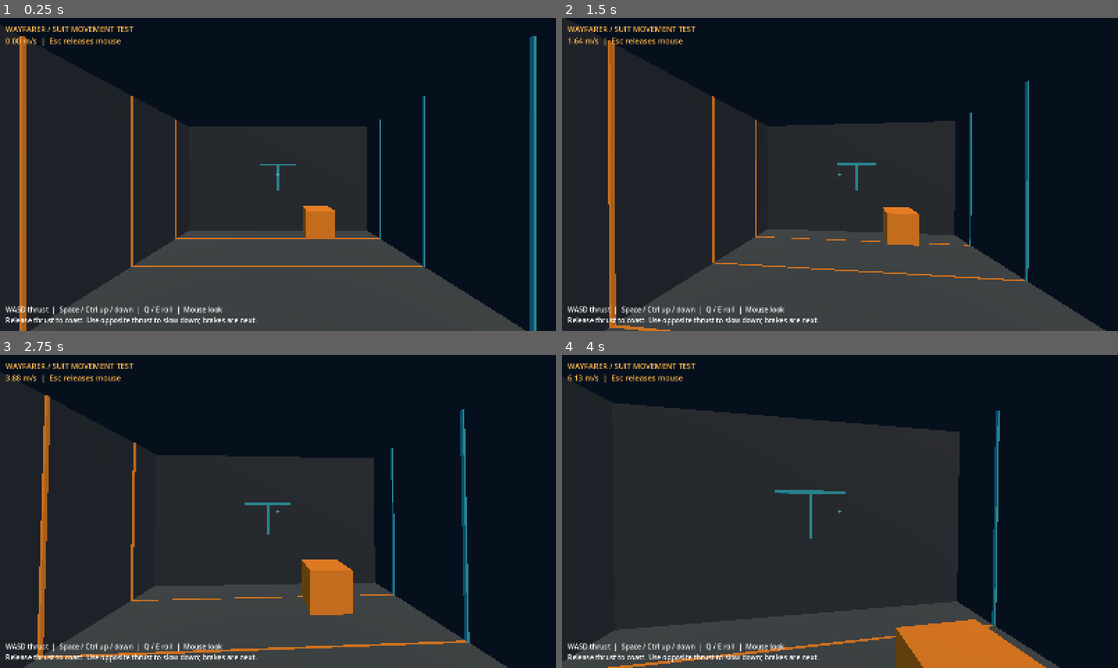
Above: before the commit, frames 1-4 (two rows, left to right).
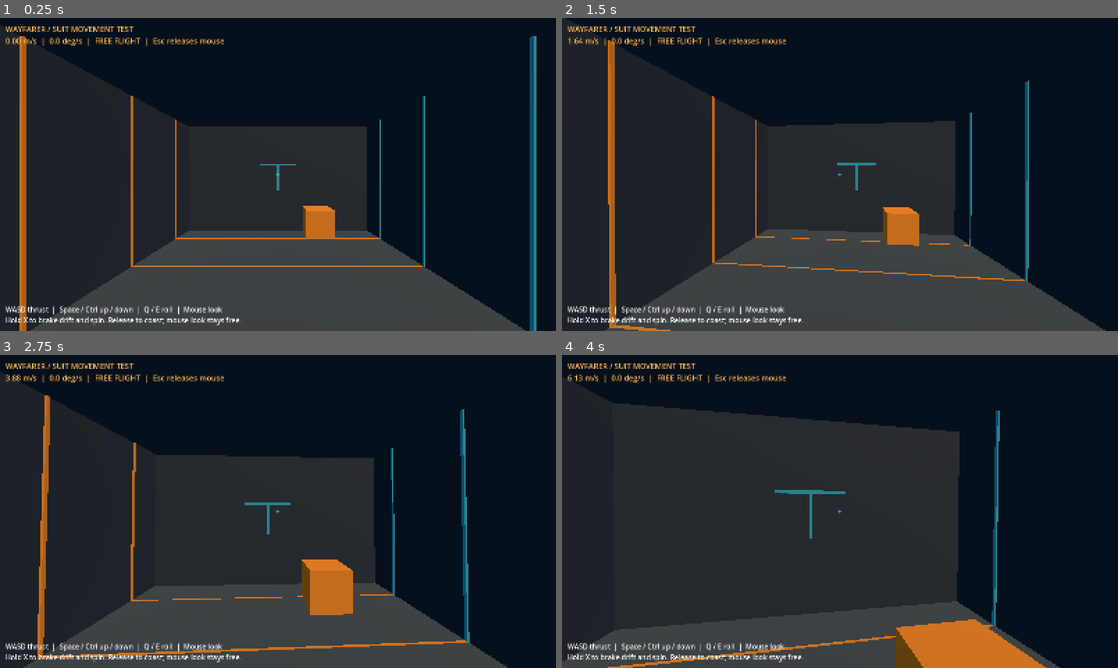
Above: after the commit, the same moments.

Repository: Conrad-N/Wayfarer
Game: Godot game, scene res://scenes/main.tscn
Two runs of this game, one before a commit and one after it. Both use one fixed random seed, a clock stepped at 60 frames per second and the inputs below.
Inputs (mouse positions are in pixels of both pictures, inside the frame that each line leads up to):
- Up to frame 1 (0.25 s): no input
- Up to frame 2 (1.5 s): tap Enter at 0.5 s; move the mouse to (867, 174) at 0.52 s; hold W (move_forward) from 0.53 s (still down); click (867, 174) at 0.67 s; move the mouse to (812, 174) at 1.27 s; click (812, 174) at 1.42 s
- Up to frame 3 (2.75 s): keep holding W (move_forward); move the mouse to (289, 505) at 2.02 s; click (289, 505) at 2.17 s
- Up to frame 4 (4 s): keep holding W (move_forward); move the mouse to (834, 517) at 2.77 s; click (834, 517) at 2.92 s; move the mouse to (878, 514) at 3.52 s; click (878, 514) at 3.67 s

The runs differ from the first frame. In frame 1, 0.9% of the frame differs, in the area x 1-47%, y 6-99%; in frame 2, 0.9%; in frame 3, 0.9%; in frame 4, 0.9%.

Commit message:
player: add suit braking for drift and spin
Hold X to counter linear and angular motion with limited RCS force and
torque. Ordinary movement settles in about one second; high speed and
extra mass take longer. Show braking state and spin rate on the debug HUD.

Verified: ./check.sh (100 checks, zero failures); headless main-scene boot;
windowed input exercise for braking, settling, release/coasting, and Escape
cancellation. Inspected before/during/after screenshots and HUD text.
Sandbox runs used XDG_DATA_HOME=/tmp/wayfarer-codex-data for writable logs.

Diff:
--- a/godot/scenes/main.tscn
+++ b/godot/scenes/main.tscn
@@ -48,7 +48,7 @@
 grow_vertical = 0
 mouse_filter = 2
 theme_override_font_sizes/font_size = 20
-text = "WASD thrust  |  Space / Ctrl up / down  |  Q / E roll  |  Mouse look\nRelease thrust to coast. Use opposite thrust to slow down; brakes are next."
+text = "WASD thrust  |  Space / Ctrl up / down  |  Q / E roll  |  Mouse look\nHold X to brake drift and spin. Release to coast; mouse look stays free."
 
 [node name="Reticle" type="Label" parent="HUD"]
 anchors_preset = 8
--- a/godot/scripts/world/main.gd
+++ b/godot/scripts/world/main.gd
@@ -28,7 +28,11 @@
 
 func _process(_delta: float) -> void:
 	var capture_hint: String = "Esc releases mouse" if Input.mouse_mode == Input.MOUSE_MODE_CAPTURED else "Click to fly"
-	_readout.text = "WAYFARER / SUIT MOVEMENT TEST\n%.2f m/s  |  %s" % [_player.linear_velocity.length(), capture_hint]
+	var brake_hint: String = "RCS BRAKE" if _player.is_braking() else "FREE FLIGHT"
+	_readout.text = "WAYFARER / SUIT MOVEMENT TEST\n%.2f m/s  |  %.1f deg/s  |  %s  |  %s" % [
+		_player.linear_velocity.length(), rad_to_deg(_player.angular_velocity.length()),
+		brake_hint, capture_hint
+	]
 
 
 func _add_box(label: String, size: Vector3, at: Vector3, colour: Color) -> void:
--- a/godot/scripts/world/player.gd
+++ b/godot/scripts/world/player.gd
@@ -7,10 +7,14 @@
 @export var thrust_force_n: float = 180.0
 @export var roll_torque_nm: float = 8.0
 @export var mouse_sensitivity: float = 0.0025
+@export_range(0.0, 2000.0, 1.0) var brake_force_n: float = 600.0
+@export_range(0.0, 200.0, 1.0) var brake_torque_nm: float = 60.0
+@export_range(0.1, 5.0, 0.1) var brake_response_seconds: float = 1.0
 
 var _translation_input: Vector3 = Vector3.ZERO
 var _roll_input: float = 0.0
 var _pending_look: Vector2 = Vector2.ZERO
+var _braking: bool = false
 
 
 func _ready() -> void:
@@ -23,7 +27,9 @@
 		return
 	if Input.mouse_mode != Input.MOUSE_MODE_CAPTURED:
 		set_motion_input(Vector3.ZERO, 0.0)
+		set_braking(false)
 		return
+	set_braking(Input.is_action_pressed("brake"))
 	set_motion_input(Vector3(
 		Input.get_axis("move_left", "move_right"),
 		Input.get_axis("move_down", "move_up"),
@@ -58,7 +64,10 @@
 		Input.mouse_mode = Input.MOUSE_MODE_VISIBLE
 
 
-func _physics_process(_delta: float) -> void:
+func _physics_process(delta: float) -> void:
+	if _braking:
+		_apply_brake(delta)
+		return
 	apply_central_force(global_basis * _translation_input * thrust_force_n)
 	apply_torque(global_basis.z * _roll_input * roll_torque_nm)
 
@@ -88,7 +97,36 @@
 		_pending_look += relative
 
 
+## Hold suit RCS braking in the local scene's frame; it takes priority over thrust and roll.
+func set_braking(enabled: bool) -> void:
+	_braking = enabled
+
+
+## Report whether the suit is commanded to brake, including while already stationary.
+func is_braking() -> bool:
+	return _braking
+
+
+func _apply_brake(delta: float) -> void:
+	if delta <= 0.0:
+		return
+	# Remove 99% of motion in the response time when the jets are not saturated.
+	# This step-aware gain cannot demand a velocity reversal, even at low tick rates.
+	var response: float = maxf(brake_response_seconds, 0.1)
+	var gain: float = (1.0 - exp(-log(100.0) * delta / response)) / delta
+	var force: Vector3 = -linear_velocity * mass * gain
+	apply_central_force(force.limit_length(maxf(brake_force_n, 0.0)))
+	# The capsule resists spin differently on each axis. Convert the requested
+	# angular deceleration through its current world-space inertia before limiting jets.
+	var inverse_inertia: Basis = get_inverse_inertia_tensor()
+	if inverse_inertia.determinant() <= 0.0:
+		return # The physics body may not have its inertia yet on the first frame.
+	var torque: Vector3 = inverse_inertia.inverse() * (-angular_velocity * gain)
+	apply_torque(torque.limit_length(maxf(brake_torque_nm, 0.0)))
+
+
 func _release_mouse() -> void:
 	Input.mouse_mode = Input.MOUSE_MODE_VISIBLE
 	set_motion_input(Vector3.ZERO, 0.0)
+	set_braking(false)
 	_pending_look = Vector2.ZERO
--- /dev/null
+++ b/godot/tests/test_player_brake.gd
@@ -0,0 +1,170 @@
+## Exercises suit braking through real Jolt steps, including force limits and release.
+extends TestCase
+
+const PLAYER_SCENE: String = "res://scenes/player.tscn"
+const SAMPLE_STEPS: int = 12
+
+
+## Normal drift and tumbling settle in about a second, regardless of suit orientation.
+func test_brake_converges_on_rotated_body() -> void:
+	var orientation: Basis = Basis(Vector3.UP, 0.7) * Basis(Vector3.RIGHT, 0.9)
+	var player: Player = _spawn_player(Vector3.ZERO, orientation)
+	player.linear_velocity = Vector3(1.0, -2.0, 3.0).normalized() * 2.0
+	player.angular_velocity = Vector3(-2.0, 3.0, 1.0).normalized() * 0.5
+	await _physics_steps(3)
+	player.set_braking(true)
+	check(player.is_braking(), "brake reports held state")
+	await _physics_steps(Engine.physics_ticks_per_second + 3)
+	check(player.linear_velocity.length() < 0.04, "normal drift loses at least 98% of speed in about one second")
+	check(player.angular_velocity.length() < 0.01, "tumbling loses at least 98% of spin in about one second")
+	player.free()
+
+
+## Counter-thrust slows motion over several frames without instantly stopping or reversing.
+func test_brake_is_gradual_without_overshoot() -> void:
+	var player: Player = _spawn_player(Vector3.ZERO)
+	var direction: Vector3 = Vector3(1.0, -1.0, 1.0).normalized()
+	player.linear_velocity = direction * 1.0
+	player.angular_velocity = Vector3.UP * 0.3
+	await _physics_steps(3)
+	player.set_braking(true)
+	await _physics_steps(6)
+	check(player.linear_velocity.length() > 0.1, "braking does not erase linear velocity immediately")
+	check(player.angular_velocity.length() > 0.03, "braking does not erase spin immediately")
+	var previous_speed: float = player.linear_velocity.length()
+	var previous_spin: float = player.angular_velocity.length()
+	var decreases: bool = true
+	var no_reverse: bool = true
+	for sample in 10:
+		await _physics_steps(6)
+		decreases = decreases and player.linear_velocity.length() <= previous_speed + 0.00001
+		decreases = decreases and player.angular_velocity.length() <= previous_spin + 0.00001
+		no_reverse = no_reverse and player.linear_velocity.dot(direction) >= -0.00001
+		no_reverse = no_reverse and player.angular_velocity.y >= -0.00001
+		previous_speed = player.linear_velocity.length()
+		previous_spin = player.angular_velocity.length()
+	check(decreases, "linear and angular speed decrease throughout braking")
+	check(no_reverse, "counter-thrust never reverses drift or spin")
+	player.free()
+
+
+## Fast drift uses the finite suit force; twice the mass takes twice as long to slow.
+func test_brake_force_budget_and_mass_response() -> void:
+	var light: Player = _spawn_player(Vector3.ZERO)
+	var heavy: Player = _spawn_player(Vector3(20.0, 0.0, 0.0))
+	heavy.mass = light.mass * 2.0
+	var direction: Vector3 = Vector3(1.0, 2.0, -3.0).normalized()
+	for player: Player in [light, heavy]:
+		player.linear_velocity = direction * 20.0
+		player.set_braking(true)
+	await _physics_steps(3)
+	var light_before: Vector3 = light.linear_velocity
+	var heavy_before: Vector3 = heavy.linear_velocity
+	await _physics_steps(SAMPLE_STEPS)
+	var light_change: Vector3 = light_before - light.linear_velocity
+	var heavy_change: Vector3 = heavy_before - heavy.linear_velocity
+	var expected: float = light.brake_force_n / light.mass * _sample_seconds()
+	_check_vector(light_change, direction * expected, 0.002, "diagonal brake shares one force budget")
+	_check_vector(heavy_change, light_change * 0.5, 0.002, "double mass halves braking acceleration")
+	check(light.linear_velocity.length() > 15.0, "high speed cannot stop within a fraction of a second")
+	light.free()
+	heavy.free()
+
+
+## A limited torque cannot erase extreme spin, even around the capsule's easy axis.
+func test_brake_torque_budget() -> void:
+	var orientation: Basis = Basis(Vector3.RIGHT, 0.6) * Basis(Vector3.BACK, 0.8)
+	var player: Player = _spawn_player(Vector3.ZERO, orientation)
+	var axis: Vector3 = orientation * Vector3.UP
+	player.angular_velocity = axis * 10.0
+	player.brake_torque_nm = 0.5
+	player.set_braking(true)
+	await _physics_steps(3)
+	var before: Vector3 = player.angular_velocity
+	var inverse_inertia: Basis = player.get_inverse_inertia_tensor()
+	await _physics_steps(SAMPLE_STEPS)
+	var expected_change: Vector3 = inverse_inertia * axis * player.brake_torque_nm * _sample_seconds()
+	_check_vector(before - player.angular_velocity, expected_change, 0.002, "angular deceleration respects available torque and capsule inertia")
+	check(player.angular_velocity.length() > 9.0, "small torque cannot instantly stop rapid spin")
+	player.free()
+
+
+## Releasing the brake leaves the remaining velocity alone in vacuum.
+func test_releasing_brake_restores_coasting() -> void:
+	var player: Player = _spawn_player(Vector3.ZERO)
+	player.linear_velocity = Vector3(1.0, -0.5, -1.0)
+	player.angular_velocity = Vector3.UP * 0.4
+	player.set_braking(true)
+	await _physics_steps(SAMPLE_STEPS)
+	player.set_braking(false)
+	check(not player.is_braking(), "brake reports released state")
+	await _physics_steps(3)
+	var velocity: Vector3 = player.linear_velocity
+	var spin: Vector3 = player.angular_velocity
+	check(velocity.length() > 0.1, "release occurs while still drifting")
+	check(spin.length() > 0.01, "release occurs while still rotating")
+	await _physics_steps(SAMPLE_STEPS)
+	_check_vector(player.linear_velocity, velocity, 0.0001, "remaining linear velocity coasts")
+	_check_vector(player.angular_velocity, spin, 0.0001, "remaining angular velocity coasts")
+	player.free()
+
+
+## Holding brake overrides thrust and roll; releasing it resumes controls still held.
+func test_brake_overrides_thrust_and_roll_until_release() -> void:
+	var player: Player = _spawn_player(Vector3.ZERO)
+	player.set_motion_input(Vector3.FORWARD, 1.0)
+	player.set_braking(true)
+	await _physics_steps(SAMPLE_STEPS)
+	_check_vector(player.linear_velocity, Vector3.ZERO, 0.00001, "brake holds against translation input")
+	_check_vector(player.angular_velocity, Vector3.ZERO, 0.00001, "brake holds against roll input")
+	player.set_braking(false)
+	await _physics_steps(SAMPLE_STEPS)
+	check(player.linear_velocity.length() > 0.1, "held thrust resumes after releasing brake")
+	check(player.angular_velocity.length() > 0.01, "held roll resumes after releasing brake")
+	player.free()
+
+
+## A stationary suit remains stationary while braking, and mouse aim remains available.
+func test_stationary_brake_allows_mouse_look() -> void:
+	var player: Player = _spawn_player(Vector3.ZERO)
+	player.set_braking(true)
+	await _physics_steps(3)
+	player.queue_mouse_look(Vector2(0.0, -PI / player.mouse_sensitivity))
+	await _physics_steps(SAMPLE_STEPS)
+	_check_vector(player.linear_velocity, Vector3.ZERO, 0.00001, "braking at rest creates no drift")
+	_check_vector(player.angular_velocity, Vector3.ZERO, 0.00001, "braking at rest creates no spin")
+	_check_vector(player.basis.y, Vector3.DOWN, 0.0001, "mouse can turn suit upside down while braking")
+	player.free()
+
+
+## The documented physical X key remains bound to the hold-to-brake action.
+func test_brake_uses_physical_x_key() -> void:
+	var event: InputEventKey = InputEventKey.new()
+	event.physical_keycode = KEY_X
+	event.pressed = true
+	check(InputMap.event_is_action(event, "brake"), "physical X activates brake")
+
+
+func _spawn_player(at: Vector3, orientation: Basis = Basis.IDENTITY) -> Player:
+	var packed: PackedScene = load(PLAYER_SCENE)
+	var player: Player = packed.instantiate() as Player
+	player.input_enabled = false
+	player.position = at
+	player.basis = orientation
+	var tree: SceneTree = Engine.get_main_loop() as SceneTree
+	tree.root.add_child(player)
+	return player
+
+
+func _physics_steps(count: int) -> void:
+	var tree: SceneTree = Engine.get_main_loop() as SceneTree
+	for step in count:
+		await tree.physics_frame
+
+
+func _sample_seconds() -> float:
+	return float(SAMPLE_STEPS) / float(Engine.physics_ticks_per_second)
+
+
+func _check_vector(actual: Vector3, expected: Vector3, tolerance: float, message: String) -> void:
+	check(actual.distance_to(expected) <= tolerance, "%s expected %s, got %s" % [message, expected, actual])
Not shown, added: godot/tests/test_player_brake.gd.uid
Not shown, changed: README.md
Not shown, changed: docs/09-roadmap.md
Not shown, changed: docs/DECISIONS.md
